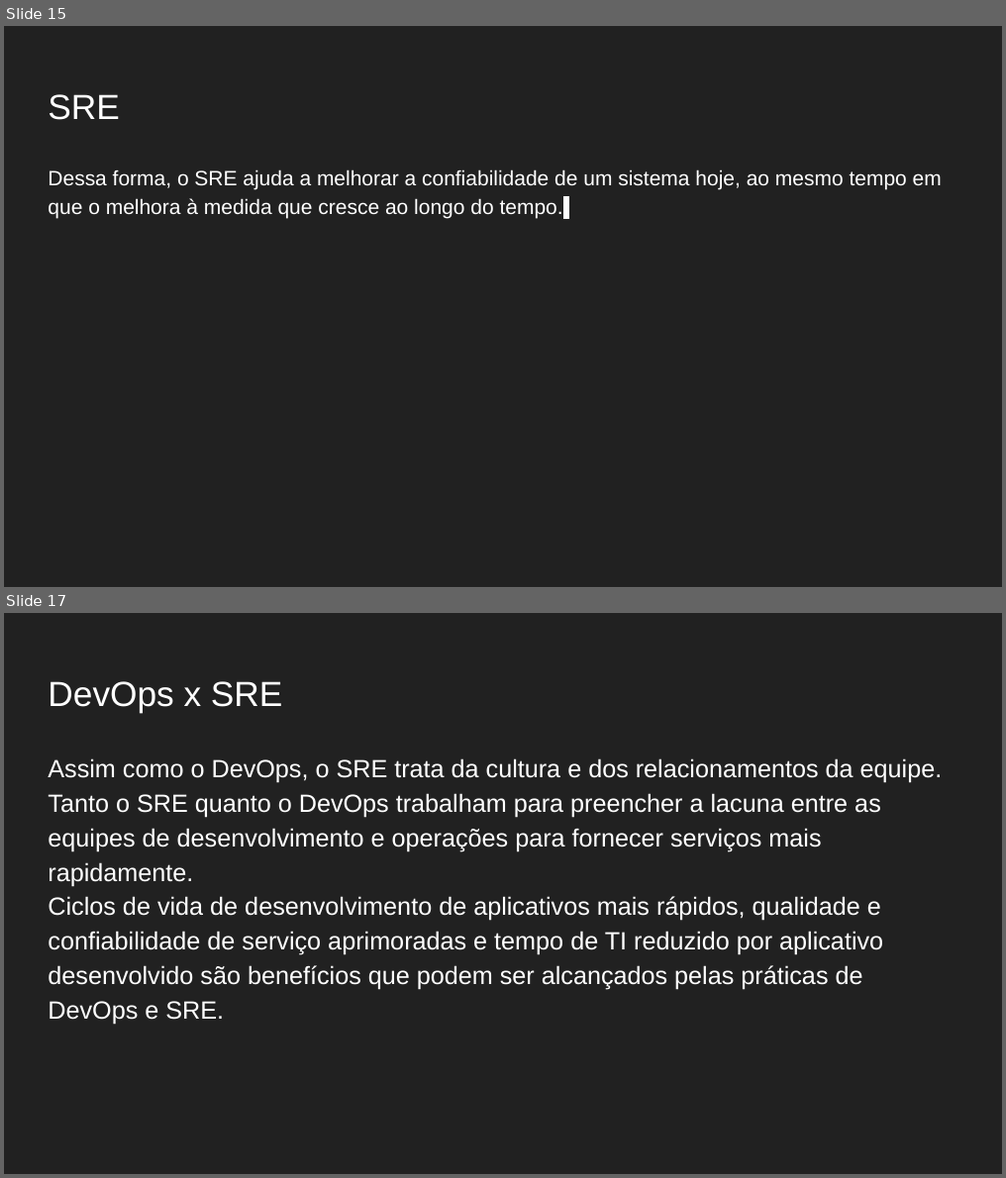
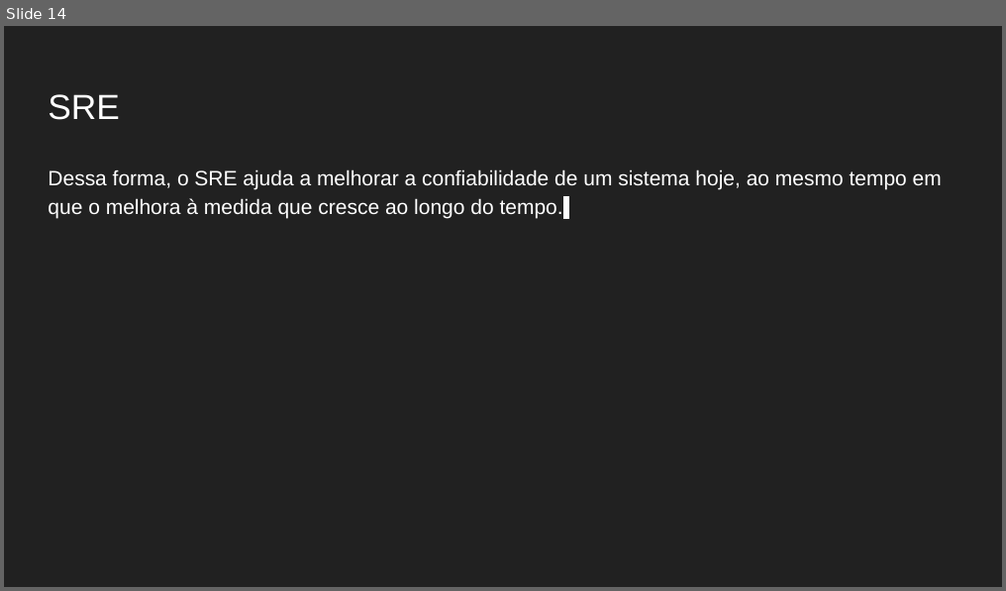
Before and after one commit to Gabrielgsn30/seminarios-docker-monitoramento, a slide deck: DIA01/Práticas DevOps com Docker e Monitoramento do Ambiente Dia 01.pptx. Shown one above the other, each under a label of ours: slides 15 and 17 before the commit, slide 14 after it; the slides between them are not shown. The pictures are 1006x1178 and 1006x591 pixels, drawn with LibreOffice and Linux fonts; fonts in the diff are those of the drawing. Boxes give left, top, right and bottom in pixels: in the first picture for what was removed or moved away, otherwise in the second. Text is boxed around its words. In the diff, an @@ line names an element or a change of style, - is before the commit and + after.

```diff
--- a/DIA01/Práticas DevOps com Docker e Monitoramento do Ambiente Dia 01.pptx
+++ b/DIA01/Práticas DevOps com Docker e Monitoramento do Ambiente Dia 01.pptx
@@ slide 17 removed at box(4, 613, 1002, 1174), background #212121 @@
@@ title removed at box(48, 681, 282, 712) @@
-DevOps x SRE
@@ text removed at box(48, 759, 943, 1024) @@
-Assim como o DevOps, o SRE trata da cultura e dos relacionamentos da equipe. Tanto o SRE quanto o DevOps trabalham para preencher a lacuna entre as equipes de desenvolvimento e operações para fornecer serviços mais rapidamente.
-Ciclos de vida de desenvolvimento de aplicativos mais rápidos, qualidade e confiabilidade de serviço aprimoradas e tempo de TI reduzido por aplicativo desenvolvido são benefícios que podem ser alcançados pelas práticas de DevOps e SRE.
@@ what was slide 15 is now slide 14 @@
```
Also in this commit, not shown: 7 slides changed, 4 other slides removed, 2 other files.
